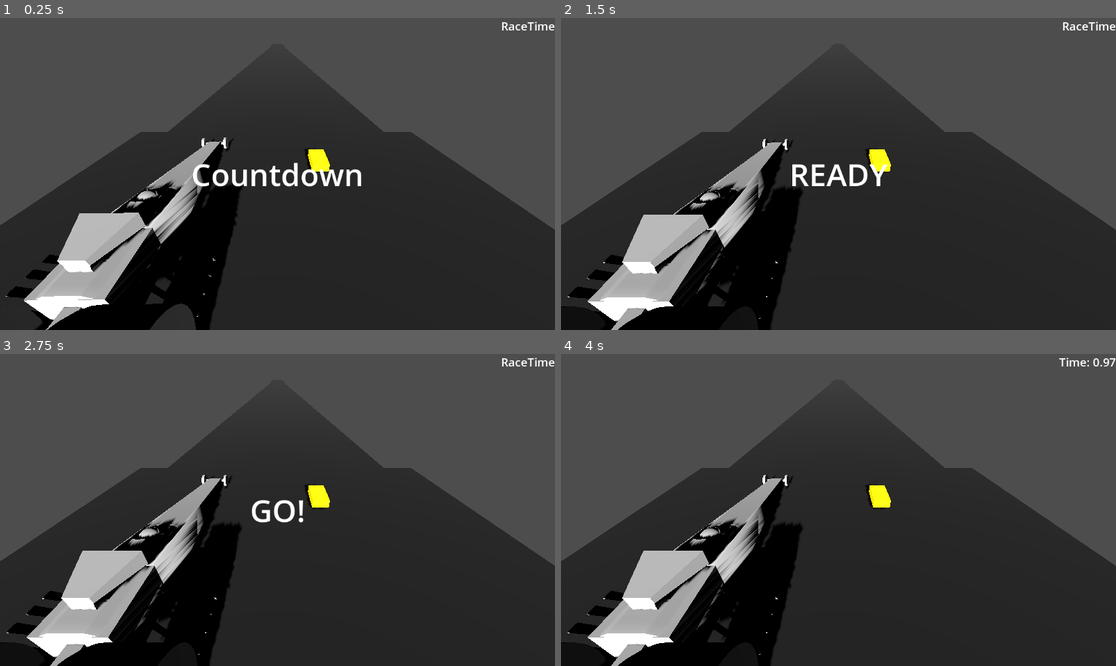
Above: before the commit, frames 1-4 (two rows, left to right).
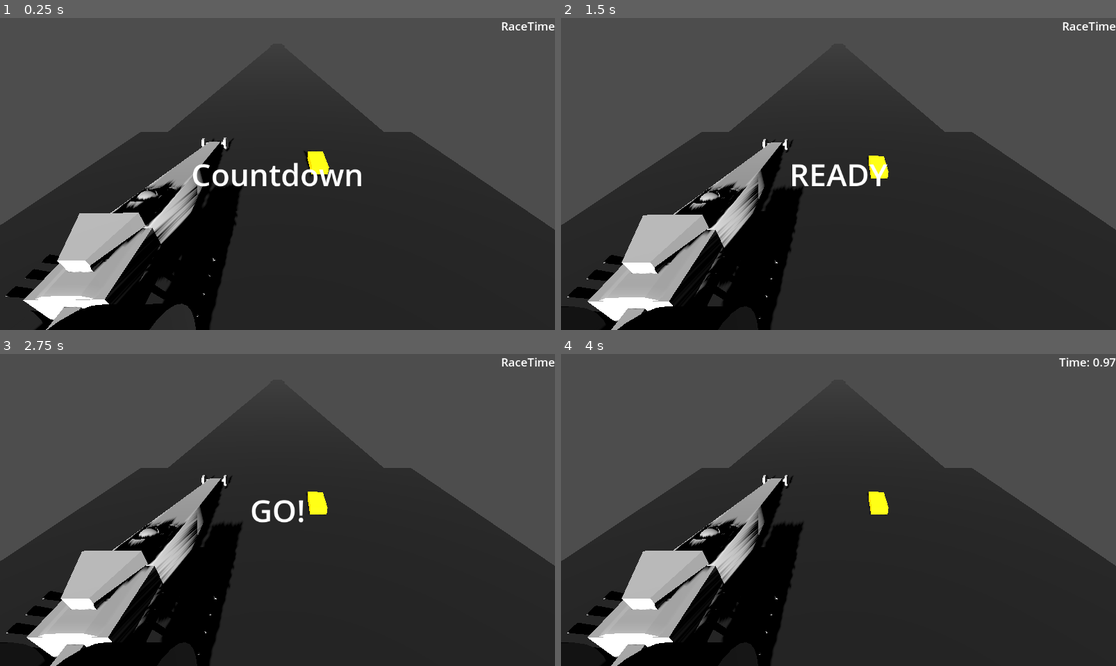
Above: after the commit, the same moments.

Repository: smoothbrainsinc/DragRacingSim
Game: Godot game, scene res://main.tscn
Two runs of this game, one before a commit and one after it. Both use one fixed random seed, a clock stepped at 60 frames per second and the inputs below.
Inputs:
- Up to frame 1 (0.25 s): no input
- Up to frame 2 (1.5 s): tap Enter (ui_accept) at 0.5, 1.35 s; hold Right (ui_right) 0.53-1.28 s; hold Enter (ui_accept) 0.53-1.28 s; hold Keypad 0 (brake, bound only before the commit) from 1.28 s (still down)
- Up to frame 3 (2.75 s): tap Enter (ui_accept) at 1.52, 1.82, 2 s; release Keypad 0 (brake, bound only before the commit) at 2.03 s; hold Right (ui_right) from 2.03 s (still down); hold Enter (ui_accept) from 2.03 s (still down)
- Up to frame 4 (4 s): release Right (ui_right) at 2.78 s; release Enter (ui_accept) at 2.78 s; hold Space (accelerate) 2.78-3.53 s; tap Enter (ui_accept) at 2.85, 3.02, 3.32 s; hold Left (ui_left) from 3.53 s (still down); hold Enter (ui_accept) from 3.53 s (still down)

The runs differ from the first frame. In frame 1, 0.1% of the frame differs, in the area x 0-60%, y 39-97%; in frame 2, 0.3%; in frame 3, 0.4%, in the area x 1-60%, y 40-100%; in frame 4, 0.4%.

Commit message:
get player started

Diff:
--- a/TopFuelD.tscn
+++ b/Player.tscn
@@ -6,6 +6,9 @@
 size = Vector3(5.555, 3.41, 17.445)
 
 [node name="Node3D" type="VehicleBody3D"]
+mass = 1000.0
+linear_damp = 0.5
+angular_damp = 0.5
 
 [node name="dragster3" parent="." instance=ExtResource("1_wkxpy")]
 
--- a/main.tscn
+++ b/main.tscn
@@ -7,10 +7,11 @@
 [ext_resource type="PackedScene" uid="uid://b5v2fpf8igwjm" path="res://drag_strip.tscn" id="5_7mycd"]
 [ext_resource type="PackedScene" uid="uid://pnjqqnux55u8" path="res://race_ui.tscn" id="5_lquwl"]
 [ext_resource type="Script" uid="uid://cwxb7ltigb1kk" path="res://finish_detection.gd" id="8_kek77"]
-[ext_resource type="PackedScene" uid="uid://pv7st2bs3hoc" path="res://TopFuelD.tscn" id="9_kek77"]
+[ext_resource type="Script" uid="uid://walydex1u68s" path="res://top_fuel_d.gd" id="9_4c57u"]
+[ext_resource type="PackedScene" uid="uid://pv7st2bs3hoc" path="res://Player.tscn" id="9_kek77"]
 
 [sub_resource type="BoxShape3D" id="BoxShape3D_272bh"]
-size = Vector3(15, 1, 1)
+size = Vector3(25, 1.77, 1)
 
 [sub_resource type="BoxShape3D" id="BoxShape3D_lquwl"]
 size = Vector3(25, 1, 1)
@@ -48,7 +49,7 @@
 [node name="StartLine" type="Area3D" parent="."]
 
 [node name="CollisionShape3D" type="CollisionShape3D" parent="StartLine"]
-transform = Transform3D(1, 0, 0, 0, 1, 0, 0, 0, 1, 0, 0, 18)
+transform = Transform3D(1, 0, 0, 0, 1, 0, 0, 0, 1, 0, 0.41642, 0)
 shape = SubResource("BoxShape3D_272bh")
 
 [node name="FinishLine" type="Area3D" parent="."]
@@ -68,3 +69,5 @@
 physics_material_override = SubResource("PhysicsMaterial_kek77")
 can_sleep = false
 linear_damp = 64.72
+engine_force = 1000.0
+script = ExtResource("9_4c57u")
--- a/opponent.gd
+++ b/opponent.gd
@@ -1,32 +1,7 @@
-extends VehicleBody3D
 
-@export var max_engine_force = 180.0
-var can_move = false
+extends RigidBody3D
 
-func _ready():
-	# Connect to GameManager signal directly
-	if GameManager and GameManager.has_signal("race_started"):
-		GameManager.race_started.connect(_on_race_started)
-	else:
-		print("Warning: GameManager or race_started signal not found")
-
-	# Connect to finish line
-	var finish = get_node_or_null("/root/main/FinishLine")
-	if finish:
-		finish.opponent_finished.connect(_on_opponent_finished)
-
-func _on_race_started():
-	can_move = true
-	print("OPPONENT: Race started signal received. can_move = ", can_move)
+var acceleration = 50.0  # Slower than player for testing
 
 func _physics_process(_delta):
-
-	if can_move:
-		engine_force = max_engine_force  # Simple AI - just go forward
-		print("OPPONENT: Applying force: ", engine_force)  # Debug print
-	else:
-		engine_force = 0
-		brake = 100.0  # Brake when not allowed to move
-
-func _on_opponent_finished():
-	print("Opponent finished!")
+	apply_central_force(transform.basis.z * -acceleration)  # Always accelerating forward
--- a/opponent.tscn
+++ b/opponent.tscn
@@ -18,9 +18,12 @@
 [node name="Opponent" type="Node3D" parent="."]
 transform = Transform3D(1, 0, 0, 0, 1, 0, 0, 0, 1, 0, 0.0721589, 0)
 
-[node name="VehicleBody3D" type="VehicleBody3D" parent="Opponent"]
+[node name="VehicleBody3D" type="RigidBody3D" parent="Opponent"]
 transform = Transform3D(1, 0, 0, 0, 1, 0, 0, 0, 1, 0, 0.0101166, -0.0101156)
 collision_mask = 3
+mass = 1000.0
+linear_damp = 0.5
+angular_damp = 0.5
 script = ExtResource("1_amo4f")
 
 [node name="CollisionShape3D" type="CollisionShape3D" parent="Opponent/VehicleBody3D"]
--- a/project.godot
+++ b/project.godot
@@ -20,6 +20,12 @@
 
 [input]
 
+ui_accept={
+"deadzone": 0.5,
+"events": [Object(InputEventKey,"resource_local_to_scene":false,"resource_name":"","device":0,"window_id":0,"alt_pressed":false,"shift_pressed":false,"ctrl_pressed":false,"meta_pressed":false,"pressed":false,"keycode":4194309,"physical_keycode":0,"key_label":0,"unicode":0,"location":0,"echo":false,"script":null)
+, Object(InputEventKey,"resource_local_to_scene":false,"resource_name":"","device":0,"window_id":0,"alt_pressed":false,"shift_pressed":false,"ctrl_pressed":false,"meta_pressed":false,"pressed":false,"keycode":4194310,"physical_keycode":0,"key_label":0,"unicode":0,"location":0,"echo":false,"script":null)
+]
+}
 accelerate={
 "deadzone": 0.2,
 "events": [Object(InputEventKey,"resource_local_to_scene":false,"resource_name":"","device":-1,"window_id":0,"alt_press …(191 unchanged characters)…
@@ -37,11 +43,10 @@
 }
 clutch={
 "deadzone": 0.2,
-"events": [Object(InputEventKey,"resource_local_to_scene":fa …(140 unchanged characters)… d":false,"keycode":0,"physical_keycode":44,"key_label":0,"unicode":44,"location":0,"echo":false,"script":null)
+"events": [Object(InputEventKey,"resource_local_to_scene":fa …(140 unchanged characters)… d":false,"keycode":0,"physical_keycode":67,"key_label":0,"unicode":99,"location":0,"echo":false,"script":null)
 ]
 }
 brake={
 "deadzone": 0.2,
-"events": [Object(InputEventKey,"resource_local_to_scene":false,"resource_name":"","device":-1,"window_id":0,"alt_pressed":false,"shift_pressed":false,"ctrl_pressed":false,"meta_pressed":false,"pressed":false,"keycode":0,"physical_keycode":4194438,"key_label":0,"unicode":48,"location":0,"echo":false,"script":null)
-]
+"events": [null]
 }
--- a/start_line.gd
+++ b/start_line.gd
@@ -1 +1,15 @@
 extends Area3D
+
+func _ready():
+	# Ensure collision shape is set up
+	if not $CollisionShape3D:
+		print("Warning: Add a CollisionShape3D to StartLine in main.tscn")
+	body_entered.connect(_on_body_entered)
+
+func _on_body_entered(body: Node3D):
+	if body is VehicleBody3D and (body.name == "Dragster_Vehicle" or body.name == "OpponentVehicle"):
+		print(body.name, " entered start line")
+		# Check if both cars are ready (simplified for now)
+		if get_overlapping_bodies().size() >= 2:  # Assume 2 cars
+			GameManager.trigger_race_start()
+			print("Both cars at start line - race starting!")
--- /dev/null
+++ b/top_fuel_d.gd
@@ -0,0 +1,60 @@
+extends VehicleBody3D
+
+@export var max_engine_force: float = 5000.0  # Per README, tunable value
+@export var max_brake_force: float = 100.0
+@export var max_steering: float = 0.5
+@export var stabilization_factor: float = 0.01  # Export for tuning
+
+var can_move: bool = false
+
+func _ready() -> void:
+	if GameManager and GameManager.has_signal("race_started"):
+		GameManager.race_started.connect(_on_race_started)
+	else:
+		push_warning("GameManager or race_started signal not found")
+	var finish = get_node_or_null("/root/main/FinishLine")
+	if finish and finish.has_signal("player_finished"):
+		finish.player_finished.connect(_on_player_finished)
+	linear_velocity = Vector3.ZERO
+	angular_velocity = Vector3.ZERO
+	name = "Dragster_Vehicle"  # Match StartLine detection
+
+func _on_race_started() -> void:
+	can_move = true
+	print("PLAYER: Race started signal received. can_move = ", can_move)
+
+func _physics_process(_delta: float) -> void:
+	if not can_move and GameManager.can_player_input():
+		push_warning("Input enabled but can_move false—check GameManager state")
+		return
+
+	if not can_move:
+		engine_force = 0.0
+		brake = max_brake_force
+		if linear_velocity.length() < 0.1:
+			linear_velocity = Vector3.ZERO
+			angular_velocity = Vector3.ZERO
+		return
+
+	if Input.is_action_pressed("accelerate"):  # SPACEBAR via InputMap
+		engine_force = max_engine_force
+		print("PLAYER: Applying force: %.1f Velocity: %.3f" % [engine_force, linear_velocity.length()])
+	elif Input.is_action_pressed("brake"):
+		brake = max_brake_force
+	else:
+		engine_force = 0.0
+		brake = 0.0
+
+	steering = 0.0
+	if Input.is_action_pressed("ui_left"):
+		steering = max_steering
+	elif Input.is_action_pressed("ui_right"):
+		steering = -max_steering
+
+	print("PLAYER: Current state - Force: %.1f Velocity: %.3f" % [engine_force, linear_velocity.length()])
+
+	var gravity = ProjectSettings.get_setting("physics/3d/default_gravity")
+	apply_central_force(Vector3(0.0, -gravity * mass * stabilization_factor, 0.0))  # Fixed multiplier
+
+func _on_player_finished() -> void:
+	print("Player finished!")
Not shown: 1 places in main.tscn that only renumber resources
Not shown, added: top_fuel_d.gd.uid
